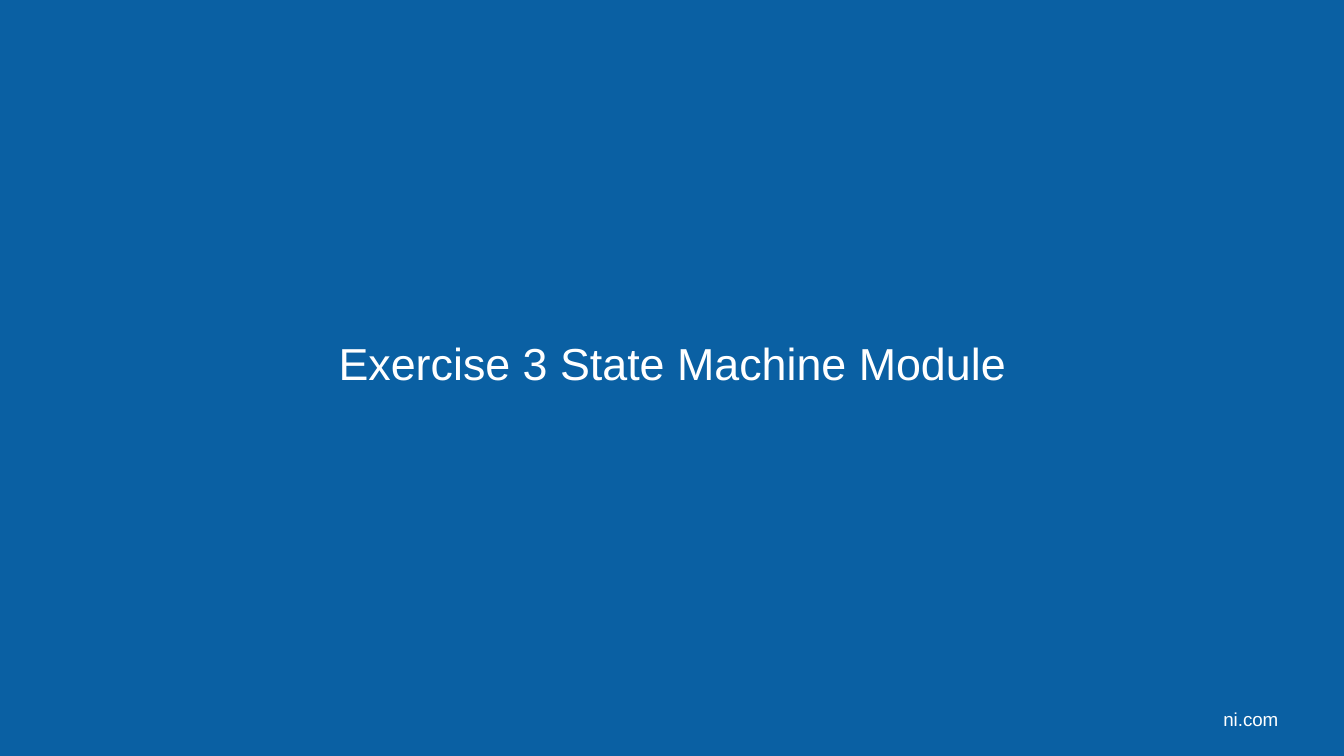
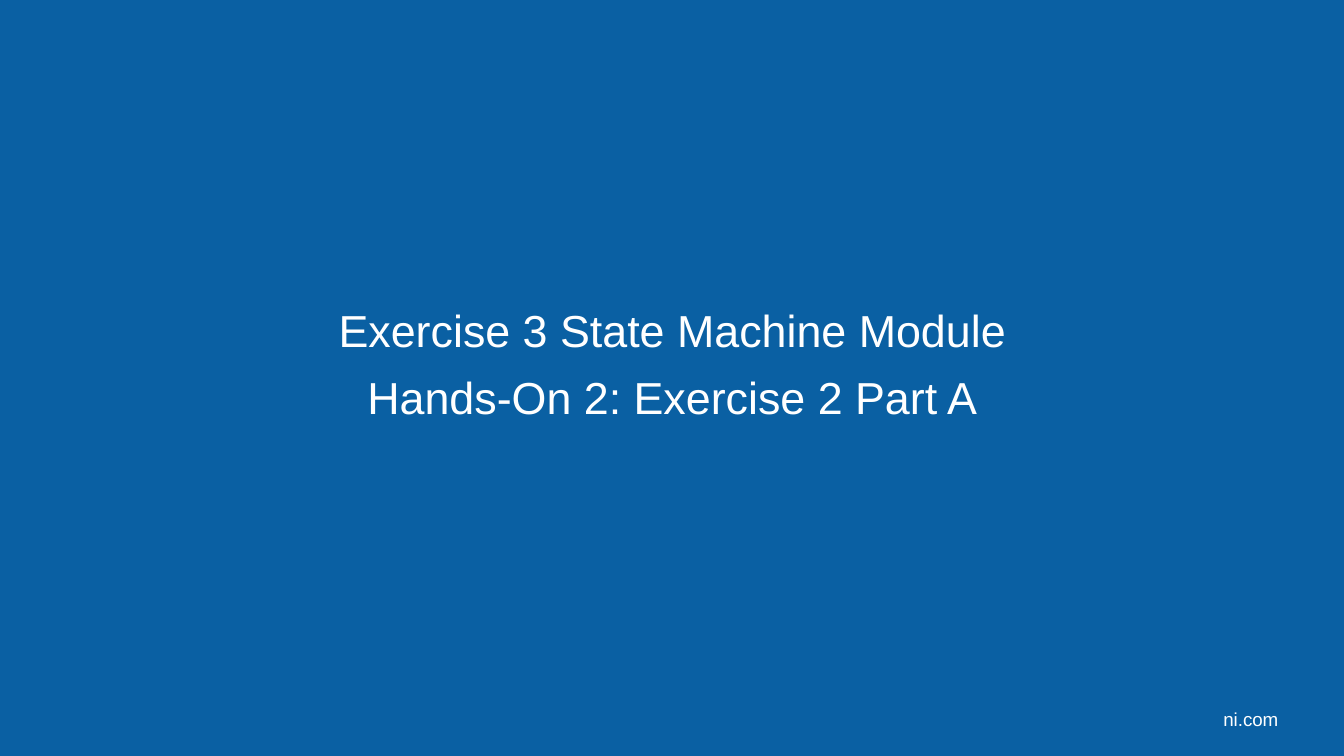
Before and after one commit to LabVIEW-DCAF/Documentation, a slide deck: slide 22 of Trunk/Getting Started Material/DCAF Training/6 Static Modules.pptx. Drawn at 1344x756 pixels with LibreOffice and Linux fonts; fonts in the diff are those of the drawing; background and template pictures are left out. Boxes give left, top, right and bottom in pixels: in the first picture for what was removed or moved away, otherwise in the second. Text is boxed around its words. In the diff, an @@ line names an element or a change of style, - is before the commit and + after.

Commit message:
Added Hands On 3 outline. and upated slides to map to the outline. Added Excercise 2 on Hands On 2. Minor Spelling Fixes.

```diff
--- a/Trunk/Getting Started Material/DCAF Training/6 Static Modules.pptx
+++ b/Trunk/Getting Started Material/DCAF Training/6 Static Modules.pptx
@@ text at (x1=367, y1=381, x2=977, y2=415): paragraph added @@
+Hands-On 2: Exercise 2 Part A
```
Also in this commit, not shown: 4 other slides changed, 1 slide removed, 9 other files.
